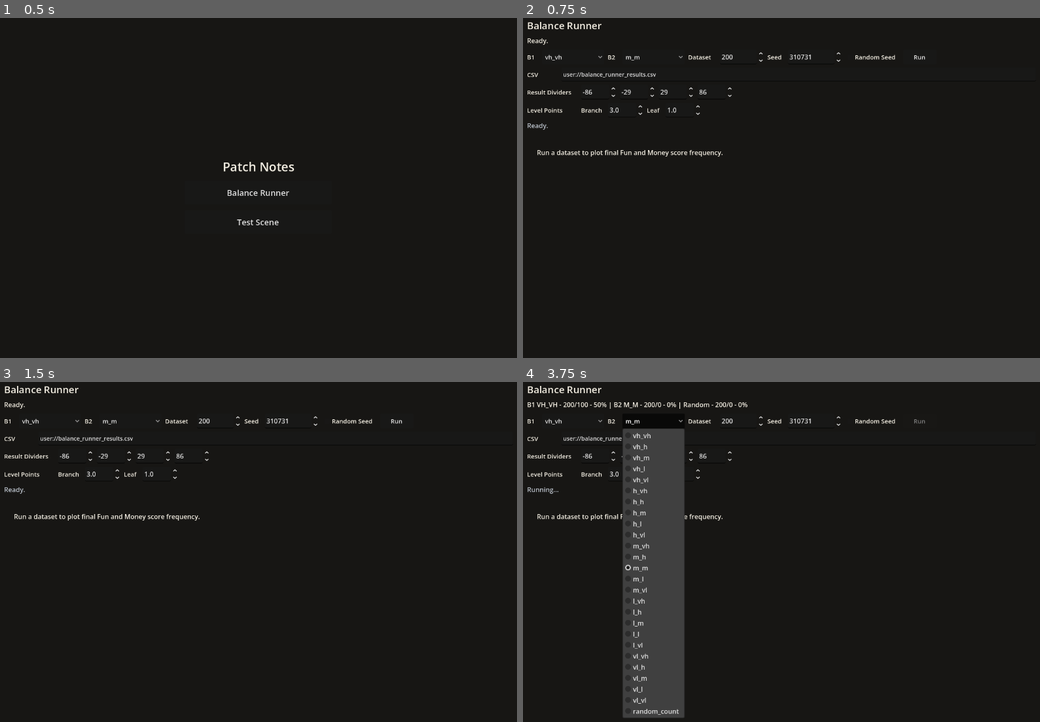
Above: before the commit, frames 1-4 (two rows, left to right).
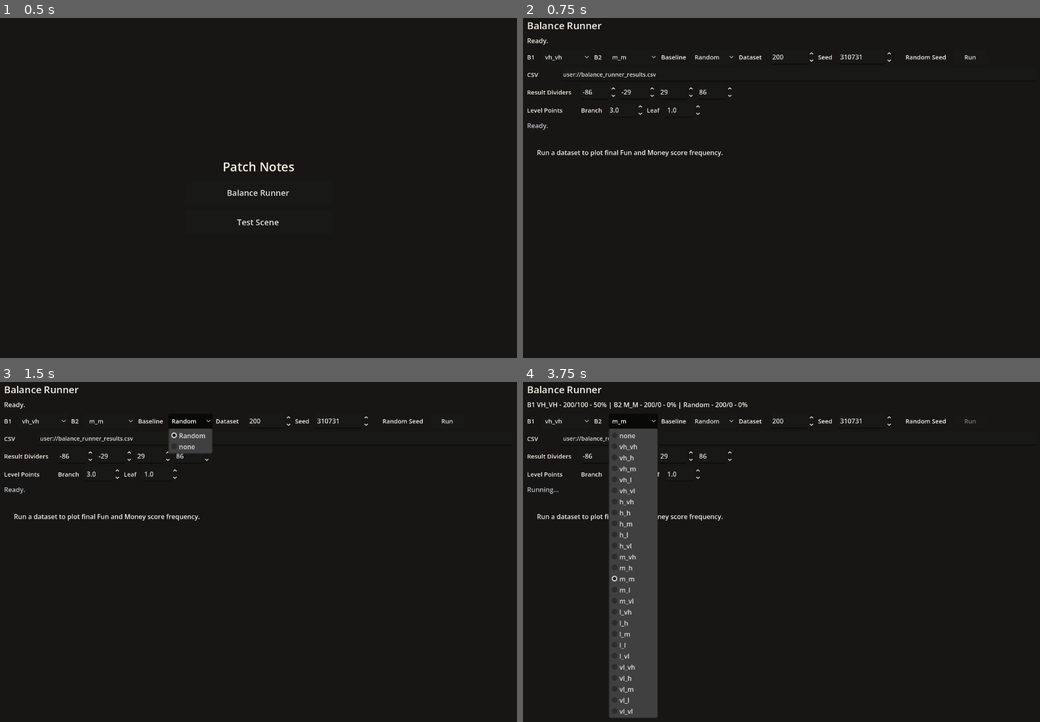
Above: after the commit, the same moments.

Repository: Josephblt/patch-notes
Game: Godot game, scene res://scenes/scene_launcher.tscn
Two runs of this game, one before a commit and one after it. Both use one fixed random seed, a clock stepped at 60 frames per second and the inputs below.
Inputs (mouse positions are in pixels of both pictures, inside the frame that each line leads up to):
- Up to frame 1 (0.5 s): no input
- Up to frame 2 (0.75 s): click "Balance Runner" at 0.5 s
- Up to frame 3 (1.5 s): click (191, 419) at 1.25 s, where only the run after the commit has a clickable "Random"
- Up to frame 4 (3.75 s): click "Run" at 2 s; click "vh_vh" at 2.75 s; click "m_m" at 3.5 s

Frame 1 is identical in both runs. In frame 2, 0.5% of the frame differs, in the area x 11-88%, y 10-13%; in frame 3, 1.1%; in frame 4, 7.9%, in the area x 11-88%, y 10-99%.

Commit message:
Allow optional balance runner lanes

Diff:
--- a/src/scenes/tools/balance_runner.tscn
+++ b/src/scenes/tools/balance_runner.tscn
@@ -75,6 +75,19 @@
 layout_mode = 2
 theme_override_font_sizes/font_size = 15
 
+[node name="BaselineLabel" type="Label" parent="MarginContainer/VBoxContainer/ControlRow"]
+custom_minimum_size = Vector2(66, 36)
+layout_mode = 2
+theme_override_colors/font_color = Color(0.956863, 0.937255, 0.890196, 1)
+theme_override_font_sizes/font_size = 15
+text = "Baseline"
+vertical_alignment = 1
+
+[node name="BaselineOptions" type="OptionButton" parent="MarginContainer/VBoxContainer/ControlRow"]
+custom_minimum_size = Vector2(108, 36)
+layout_mode = 2
+theme_override_font_sizes/font_size = 15
+
 [node name="GameCountLabel" type="Label" parent="MarginContainer/VBoxContainer/ControlRow" unique_id=310750827]
 custom_minimum_size = Vector2(70, 36)
 layout_mode = 2
--- a/src/scripts/tools/balance_runner.gd
+++ b/src/scripts/tools/balance_runner.gd
@@ -3,6 +3,7 @@
 
 const SCORE_TREE_DIR: String = "res://data/score_trees"
 const BASELINE_BEHAVIOR: String = "random_count"
+const NONE_BEHAVIOR: String = "none"
 const RUNNER_B1: String = "B1"
 const RUNNER_B2: String = "B2"
 const RUNNER_RANDOM: String = "Random"
@@ -27,6 +28,7 @@
 
 @export var selected_behavior: String = DEFAULT_BEHAVIOR
 @export var selected_behavior_2: String = DEFAULT_BEHAVIOR_2
+@export var selected_baseline: String = BASELINE_BEHAVIOR
 @export var game_count: int = DEFAULT_GAME_COUNT
 @export var seed: int = DEFAULT_SEED
 @export var branch_points: float = DEFAULT_BRANCH_POINTS
@@ -36,6 +38,7 @@
 
 @onready var behavior_options: OptionButton = $MarginContainer/VBoxContainer/ControlRow/BehaviorOptions
 @onready var behavior_2_options: OptionButton = $MarginContainer/VBoxContainer/ControlRow/Behavior2Options
+@onready var baseline_options: OptionButton = $MarginContainer/VBoxContainer/ControlRow/BaselineOptions
 @onready var game_count_spin_box: SpinBox = $MarginContainer/VBoxContainer/ControlRow/GameCountSpinBox
 @onready var seed_spin_box: SpinBox = $MarginContainer/VBoxContainer/ControlRow/SeedSpinBox
 @onready var random_seed_check_box: CheckBox = $MarginContainer/VBoxContainer/ControlRow/RandomSeedCheckBox
@@ -75,6 +78,7 @@
 	var rows: Array[Dictionary] = run_dataset(
 		options.get("behavior", selected_behavior),
 		options.get("behavior2", selected_behavior_2),
+		options.get("baseline", selected_baseline),
 		options.get("games", game_count),
 		options.get("seed", seed),
 		options.get("branch_points", branch_points),
@@ -88,6 +92,7 @@
 func _configure_controls() -> void:
 	_configure_behavior_options(behavior_options, selected_behavior)
 	_configure_behavior_options(behavior_2_options, selected_behavior_2)
+	_configure_baseline_options()
 	game_count_spin_box.value = game_count
 	seed_spin_box.value = seed
 	branch_point_spin_box.value = branch_points
@@ -101,16 +106,32 @@
 
 func _configure_behavior_options(option_button: OptionButton, behavior_to_select: String) -> void:
 	option_button.clear()
-
-	for behavior: String in _get_supported_behaviors():
+	option_button.add_item(NONE_BEHAVIOR)
+
+	for behavior: String in _get_score_behaviors():
 		option_button.add_item(behavior)
 
-	var selected_index: int = _get_supported_behaviors().find(behavior_to_select)
+	var behavior_options_list: Array[String] = [NONE_BEHAVIOR]
+	behavior_options_list.append_array(_get_score_behaviors())
+	var selected_index: int = behavior_options_list.find(behavior_to_select)
 
 	if selected_index < 0:
 		selected_index = 0
 
 	option_button.select(selected_index)
+
+
+func _configure_baseline_options() -> void:
+	baseline_options.clear()
+	baseline_options.add_item(RUNNER_RANDOM)
+	baseline_options.set_item_metadata(0, BASELINE_BEHAVIOR)
+	baseline_options.add_item(NONE_BEHAVIOR)
+	baseline_options.set_item_metadata(1, NONE_BEHAVIOR)
+
+	if selected_baseline == NONE_BEHAVIOR:
+		baseline_options.select(1)
+	else:
+		baseline_options.select(0)
 
 
 func _on_run_button_pressed() -> void:
@@ -121,6 +142,7 @@
 
 	var behavior: String = behavior_options.get_item_text(behavior_options.selected)
 	var behavior_2: String = behavior_2_options.get_item_text(behavior_2_options.selected)
+	var baseline: String = str(baseline_options.get_item_metadata(baseline_options.selected))
 	var selected_game_count: int = int(game_count_spin_box.value)
 	var selected_seed: int = int(seed_spin_box.value)
 	var selected_branch_points: float = branch_point_spin_box.value
@@ -135,7 +157,7 @@
 	else:
 		game_seeds = _generate_deterministic_game_seeds(selected_game_count, selected_seed)
 
-	last_rows = await _run_dataset_with_progress(behavior, behavior_2, game_seeds)
+	last_rows = await _run_dataset_with_progress(behavior, behavior_2, baseline, game_seeds)
 	_write_csv(selected_output_path, last_rows)
 	var score_axis_bound: float = _calculate_score_axis_bound()
 	graph.call(
@@ -159,10 +181,11 @@
 func _run_dataset_with_progress(
 	behavior: String,
 	behavior_2: String,
+	baseline: String,
 	game_seeds: Array[int]
 ) -> Array[Dictionary]:
 	var rows: Array[Dictionary] = []
-	var runner_configs: Array[Dictionary] = _get_runner_configs(behavior, behavior_2)
+	var runner_configs: Array[Dictionary] = _get_runner_configs(behavior, behavior_2, baseline)
 	var progress_by_runner: Dictionary[String, int] = {}
 	var selected_game_count: int = game_seeds.size()
 
@@ -192,6 +215,10 @@
 ) -> void:
 	var parts: PackedStringArray = []
 
+	if runner_configs.is_empty():
+		progress_label.text = "No behaviours selected."
+		return
+
 	for runner_config: Dictionary in runner_configs:
 		var runner_name: String = runner_config["runner"]
 		var completed_count: int = progress_by_runner.get(runner_name, 0)
@@ -238,6 +265,7 @@
 		"games": game_count,
 		"behavior": selected_behavior,
 		"behavior2": selected_behavior_2,
+		"baseline": selected_baseline,
 		"seed": seed,
 		"branch_points": branch_points,
 		"leaf_points": leaf_points,
@@ -251,6 +279,8 @@
 			options["behavior"] = argument.trim_prefix("--behavior=")
 		elif argument.begins_with("--behavior2="):
 			options["behavior2"] = argument.trim_prefix("--behavior2=")
+		elif argument.begins_with("--baseline="):
+			options["baseline"] = _parse_baseline_argument(argument.trim_prefix("--baseline="))
 		elif argument.begins_with("--seed="):
 			options["seed"] = argument.trim_prefix("--seed=").to_int()
 		elif argument.begins_with("--branch-points="):
@@ -263,9 +293,17 @@
 	return options
 
 
+func _parse_baseline_argument(argument_value: String) -> String:
+	if argument_value == RUNNER_RANDOM.to_lower() or argument_value == BASELINE_BEHAVIOR:
+		return BASELINE_BEHAVIOR
+
+	return NONE_BEHAVIOR
+
+
 func run_dataset(
 	behavior: String,
 	behavior_2: String,
+	baseline: String,
 	selected_game_count: int,
 	selected_seed: int,
 	selected_branch_points: float = DEFAULT_BRANCH_POINTS,
@@ -276,6 +314,7 @@
 	return _run_dataset_with_game_seeds(
 		behavior,
 		behavior_2,
+		baseline,
 		_generate_deterministic_game_seeds(selected_game_count, selected_seed)
 	)
 
@@ -283,11 +322,12 @@
 func _run_dataset_with_game_seeds(
 	behavior: String,
 	behavior_2: String,
+	baseline: String,
 	game_seeds: Array[int]
 ) -> Array[Dictionary]:
 	var rows: Array[Dictionary] = []
 
-	for runner_config: Dictionary in _get_runner_configs(behavior, behavior_2):
+	for runner_config: Dictionary in _get_runner_configs(behavior, behavior_2, baseline):
 		rows.append_array(_play_behavior(
 			runner_config["runner"],
 			runner_config["behavior"],
@@ -297,12 +337,19 @@
 	return rows
 
 
-func _get_runner_configs(behavior: String, behavior_2: String) -> Array[Dictionary]:
-	return [
-		{"runner": RUNNER_B1, "behavior": behavior},
-		{"runner": RUNNER_B2, "behavior": behavior_2},
-		{"runner": RUNNER_RANDOM, "behavior": BASELINE_BEHAVIOR},
-	]
+func _get_runner_configs(behavior: String, behavior_2: String, baseline: String) -> Array[Dictionary]:
+	var runner_configs: Array[Dictionary] = []
+
+	if behavior != NONE_BEHAVIOR:
+		runner_configs.append({"runner": RUNNER_B1, "behavior": behavior})
+
+	if behavior_2 != NONE_BEHAVIOR:
+		runner_configs.append({"runner": RUNNER_B2, "behavior": behavior_2})
+
+	if baseline != NONE_BEHAVIOR:
+		runner_configs.append({"runner": RUNNER_RANDOM, "behavior": BASELINE_BEHAVIOR})
+
+	return runner_configs
 
 
 func _play_behavior(runner: String, behavior: String, game_seeds: Array[int]) -> Array[Dictionary]:
@@ -461,14 +508,12 @@
 	)
 
 
-func _get_supported_behaviors() -> Array[String]:
+func _get_score_behaviors() -> Array[String]:
 	var behavior_names: Array[String] = []
 
 	for fun_level: String in SCORE_LEVELS:
 		for money_level: String in SCORE_LEVELS:
 			behavior_names.append("%s_%s" % [fun_level, money_level])
-
-	behavior_names.append(BASELINE_BEHAVIOR)
 
 	return behavior_names
 
Not shown, added: src/scripts/scene_launcher.gd.uid
